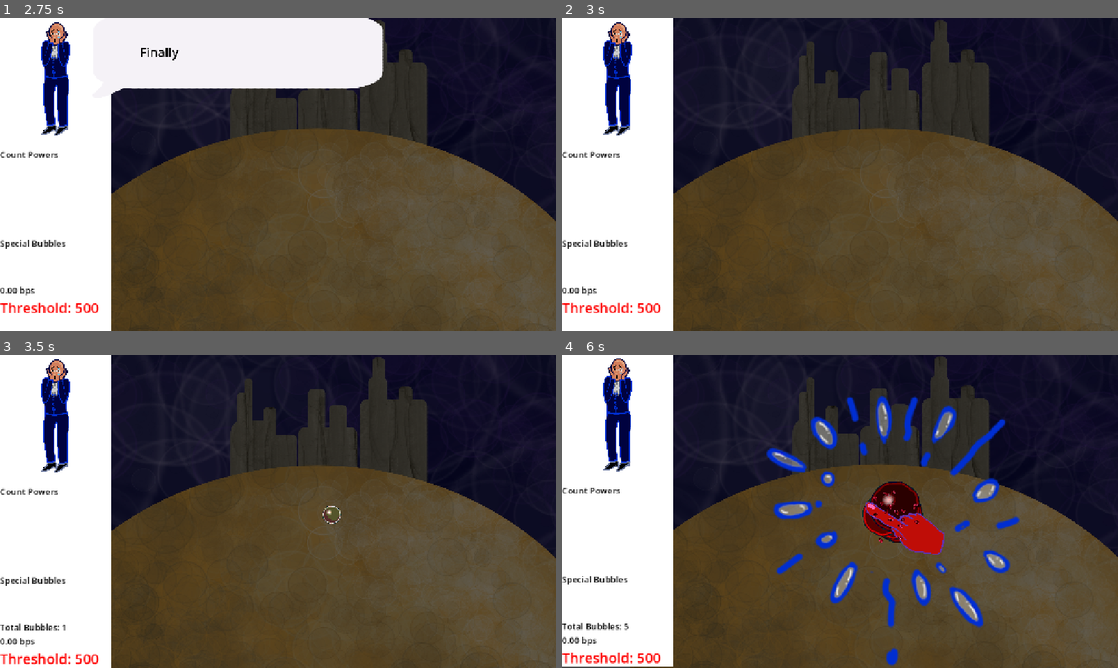
Above: before the commit, frames 1-4 (two rows, left to right).
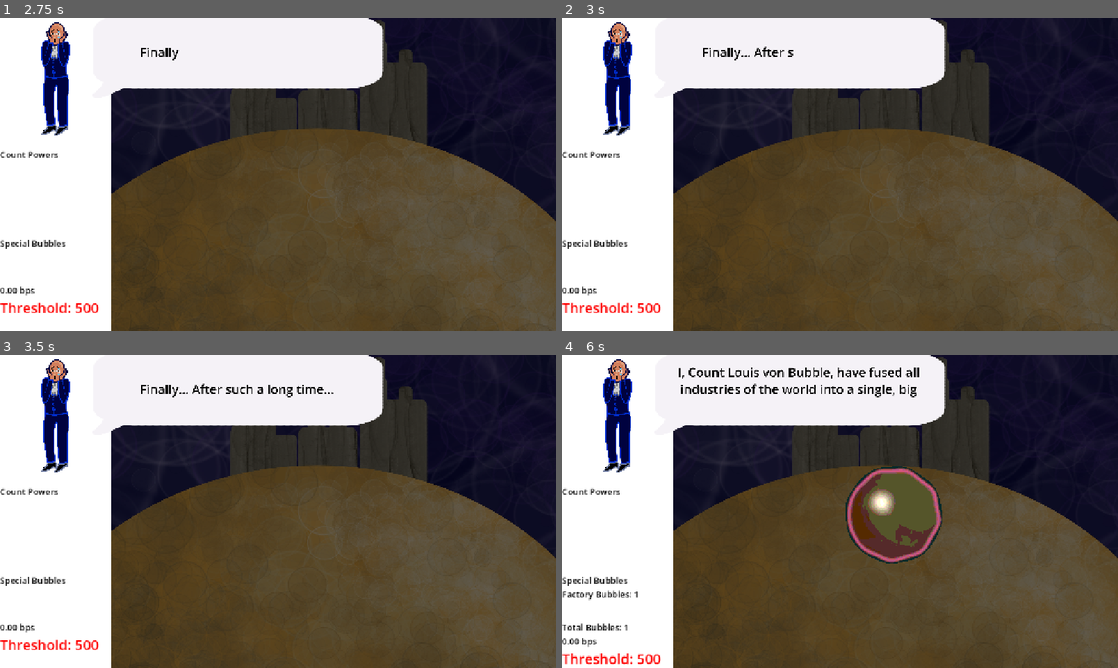
Above: after the commit, the same moments.

Repository: Isaac-SOL/Pop-the-Bubble
Game: Godot game, scene res://scenes/level/main_menu.tscn
The game is run twice, just before and just after one commit, with the same random seed, the same clock (stepped at 60 frames per second) and the same inputs.
Inputs (mouse positions are in pixels of both pictures, inside the frame that each line leads up to):
- Up to frame 1 (2.75 s): click (133, 187) at 0.5 s; tap Enter at 1.25 s; move the mouse to (400, 158) at 1.27 s; press the mouse at (400, 158) at 1.28 s; release the mouse at (400, 158) at 2 s; tap Space at 2 s; drag from (166, 190) to (44, 174) at 2.02 s
- Up to frame 2 (3 s): move the mouse to (895, 105) at 2.77 s; press the mouse at (895, 105) at 2.78 s
- Up to frame 3 (3.5 s): no input
- Up to frame 4 (6 s): release the mouse at (895, 442) at 3.5 s; drag from (812, 574) to (895, 514) at 3.52 s; move the mouse to (1006, 558) at 4.27 s; press the mouse at (1006, 558) at 4.28 s; release the mouse at (1006, 558) at 5 s; drag from (673, 464) to (756, 433) at 5.02 s; move the mouse to (867, 511) at 5.77 s; press the mouse at (867, 511) at 5.78 s

Frame 1 is identical in both runs. In frame 2, 11% of the frame differs, in the area x 20-69%, y 0-25%; in frame 3, 12%; in frame 4, 21%, in the area x 0-100%, y 0-100%.

Commit message:
click&drag to pop small bubbles

Diff:
--- a/scenes/level/main.tscn
+++ b/scenes/level/main.tscn
@@ -46,7 +46,7 @@
 2: 12,
 3: 75,
 4: 160,
-5: 350
+5: 10
 }
 
 [node name="background" type="Sprite2D" parent="." unique_id=1513136260]
--- a/scenes/player/player_hand.tscn
+++ b/scenes/player/player_hand.tscn
@@ -46,3 +46,5 @@
 unique_name_in_owner = true
 position = Vector2(-11.5477295, -127.63873)
 rotation = 0.19450375
+
+[connection signal="area_entered" from="Area" to="." method="_on_area_area_entered"]
--- a/scripts/count/dialogue.gd
+++ b/scripts/count/dialogue.gd
@@ -42,4 +42,5 @@
 	clear_dialogue()
 
 func pass_dialogue():
-	dialogue_passed.emit()
+	if %RichTextLabel_dialogue.visible_characters >= %RichTextLabel_dialogue.get_total_character_count():
+		dialogue_passed.emit()
--- a/scripts/level/main.gd
+++ b/scripts/level/main.gd
@@ -46,27 +46,32 @@
 	Global.dialogue_node.set_dialogue("I, Count Louis von Bubble, have fused all industries of the world into a single, big bubble factory!", 0)
 	var big_bubble := spawn_bubble(%SpawnRect.position, 5, 1)[0]
 	big_bubble.speed = 0.0
+	big_bubble.factory_spawn_rate = 300
+	big_bubble.set_bubble_factory()
+	big_bubble.spawn_factories = true
 	await Global.dialogue_node.dialogue_passed
 	await Global.seconds(0.5)
-	Global.dialogue_node.set_dialogue("INFINITE GROWTH ! Right at my fingertips !", 0)
+	Global.dialogue_node.set_dialogue("INFINITE GROWTH! Right at my fingertips!", 0)
 	await Global.dialogue_node.dialogue_passed
 	await Global.seconds(0.5)
 	Global.dialogue_node.set_dialogue("I just need a little bit more, and then......", 0)
 
 	await Global.dialogue_node.dialogue_passed
 	%player_hand.can_click = true
+	state = State.CLICK_BUBBLE_START
 
 	await big_bubble.popped
 	%player_hand.visible = true
 	await Global.seconds(0.5)
-	Global.dialogue_node.set_dialogue("YOU ! Who do you think you are !?", 5, true)
+	Global.dialogue_node.set_dialogue("YOU ! Who do you think you are !?", 3, true)
 	AudioManager.playAudio_stream_music(&"feel_the_bubble")
 	%count.start_doing_actions()
 	set_count_phase(0)
+	state = State.GAMING
 
 
 func _process(_delta: float) -> void:
-	if Input.is_action_pressed("left_click"):
+	if Input.is_action_just_pressed("left_click"):
 		Global.dialogue_node.pass_dialogue()
 
 func spawn_bubble(pos: Vector2, level: int, qty: int = 1, types: Array = []) -> Array[Bubble]:
@@ -107,7 +112,8 @@
 func set_count_phase(phase: int)-> void:
 	match phase:
 		0:
-			PowerManager.phase_powers = [PowerManager.BUBBLE_DIVIDEND, PowerManager.BUBBLE_SPECULATIVE, PowerManager.BUBBLE_METAVERSE, PowerManager.BUBBLE_STONK, PowerManager.BUBBLE_FACTORY, PowerManager.BUBBLE_STORM]
+			#PowerManager.phase_powers = [PowerManager.BUBBLE_DIVIDEND, PowerManager.BUBBLE_SPECULATIVE, PowerManager.BUBBLE_METAVERSE, PowerManager.BUBBLE_STONK, PowerManager.BUBBLE_FACTORY, PowerManager.BUBBLE_STORM]
+			PowerManager.phase_powers = []
 			count.animated_sprite_2d.sprite_frames = count.COUNT_NORMAL_FRAMES
 			background.texture = PLANETE_BUBBLE_SECHE_USINE
 			for lvl in range(3-1):
@@ -141,28 +147,30 @@
 	nugget_instance.spawn(qty,spawn_position,count)
 
 var screenshake_tween: Tween
+var screenshake_priority: float = 0.0
 func shake_vertical(strength: float, duration: float):
 	if screenshake_tween != null:
+		if screenshake_tween.is_running() and strength < screenshake_priority:
+			return
 		screenshake_tween.kill()
 	screenshake_tween = create_tween().set_ease(Tween.EASE_OUT).set_trans(Tween.TRANS_ELASTIC)
 	const cam_center := Vector2(640, 360)
 	%Camera2D.position = cam_center + Vector2.UP * strength
 	screenshake_tween.tween_property(%Camera2D, "position", cam_center, duration)
+	screenshake_priority = strength
 
 # -- Signals --
 
 func _on_bubble_popped(is_deleted: bool, bubble: Bubble):
-	var i: int = 0
-	var lvl: int
 	Global.all_bubbles.erase(bubble)
 	if is_deleted:
 		bubble.queue_free()
 	else:
 		add_nugget_explosion(bubble.nugget_value, bubble.global_position)
-		while i < bbl_lvl_value[bubble.bubble_level]:
-			lvl = randi() % bubble.bubble_level
-			i += 1 + bbl_lvl_value[lvl]
-			spawn_bubble(bubble.position, lvl)
+		var bubbles_spawned := spawn_bubble(bubble.position, 3 if bubble.spawn_factories else 0, bbl_lvl_value[bubble.bubble_level])
+		if bubble.spawn_factories:
+			for b: Bubble in bubbles_spawned:
+				b.set_bubble_factory()
 		bubble.pop_animation()
 		shake_vertical(bubble.bubble_level * bubble.bubble_level * 3, 0.5)
 	update_bubble_count()
--- a/scripts/objects/bubbles/bubble.gd
+++ b/scripts/objects/bubbles/bubble.gd
@@ -31,6 +31,7 @@
 var factory_spawn_rate: int = 75
 var nugget_value: int
 var dead: bool = false
+var spawn_factories: bool = false
 
 func _ready() -> void:
 	#sprite_2d.material = sprite_2d.material.duplicate()
@@ -60,8 +61,8 @@
 
 	shader_material.set_shader_parameter("bubble_color", bubble_color)
 	shader_material.set_shader_parameter("rim_color", bubble_color+Color(0.1,0.1,0.1,0.0))
-	velocity = Vector2(randf_range(-1.0,1.0),randf_range(-1.0,1.0))
-	speed = randf_range(50.0,200.0) /scale.x
+	velocity = Util.rand_on_circle()
+	speed = randf_range(100.0,200.0) /scale.x
 
 	if bubble_types.size() > 0:
 		for type in bubble_types:
@@ -130,15 +131,15 @@
 	timer_factory.one_shot = true
 	add_child(timer_factory)
 	timer_factory.timeout.connect(create_factory_bubble)
-	timer_factory.start(randf_range(3.0,8.0))
+	timer_factory.start(randf_range(3.0,8.0) * 100.0 / factory_spawn_rate)
 
 func create_dividend_bubble()-> void:
 		Global.main_node.spawn_bubble(Vector2(position.x+randf_range(-1.0,1.0), position.y+randf_range(-1.0,1.0)), bubble_level, 1, [PowerManager.BUBBLE_DIVIDEND])
 		timer_dividend.start(randf_range(3.0,8.0))
 
 func create_factory_bubble()-> void:
-		Global.main_node.spawn_bubble(Vector2(position.x+randf_range(-1.0,1.0), position.y+randf_range(-1.0,1.0)), 1, 2)
-		timer_factory.start(randf_range(3.0,8.0))
+		Global.main_node.spawn_bubble(Vector2(position.x+randf_range(-1.0,1.0), position.y+randf_range(-1.0,1.0)), 0, 1)
+		timer_factory.start(randf_range(3.0,8.0) * 100.0 / factory_spawn_rate)
 
 
 
@@ -179,7 +180,7 @@
 func on_spawn():
 	speed_start_mult = speed_mult_at_start
 	var speed_tween := create_tween().set_trans(Tween.TRANS_QUAD).set_ease(Tween.EASE_OUT)
-	speed_tween.tween_property(self, "speed_start_mult", 1.0, 2.0)
+	speed_tween.tween_property(self, "speed_start_mult", 1.0, randf_range(1.6, 2.3))
 
 func pop_animation():
 	dead = true
--- a/scripts/player/player_hand.gd
+++ b/scripts/player/player_hand.gd
@@ -5,19 +5,13 @@
 
 var curr_target: Node2D
 var can_click: bool = true
+var pressed_time: float = 0.0
+var freeze_timer: SceneTreeTimer
 
 func _process(delta: float) -> void:
 	#var updated_scale : float = min(1.0+Global.bubble_per_seconds/100.0, 5.0)
 	#scale  = Vector2(updated_scale, updated_scale)
 	set_area_position(get_global_mouse_position())
-
-	if curr_target == null:
-		var rest_to_cursor := get_global_mouse_position() - rest_pos
-		%HandPivot.rotation = Util.decayf(%HandPivot.rotation, -rest_to_cursor.angle_to(Vector2.UP), 8 * delta)
-		%HandPivot.position = Util.decayv2(%HandPivot.position, rest_pos, 10 * delta)
-	else:
-		%HandPivot.rotation = curr_target.rotation
-		%HandPivot.position = Util.decayv2(%HandPivot.position, curr_target.position, 45 * delta)
 
 	if Input.is_action_just_pressed("left_click") and can_click:
 		var popped := false
@@ -28,17 +22,46 @@
 		if popped:
 			move_hand_click(get_global_mouse_position())
 
+	if Input.is_action_pressed("left_click"):
+		pressed_time += delta
+	else:
+		pressed_time = 0.0
+		if curr_target != null and (freeze_timer == null or freeze_timer.time_left <= 0.0):
+			curr_target.queue_free()
+
+	if pressed_time > 0.5:
+		if curr_target == null:
+			curr_target = Node2D.new()
+		set_target_hand_transform(curr_target, get_global_mouse_position())
+
+	if curr_target == null:
+		var rest_to_cursor := get_global_mouse_position() - rest_pos
+		%HandPivot.rotation = Util.decayf(%HandPivot.rotation, -rest_to_cursor.angle_to(Vector2.UP), 8 * delta)
+		%HandPivot.position = Util.decayv2(%HandPivot.position, rest_pos, 10 * delta)
+	else:
+		%HandPivot.rotation = curr_target.rotation
+		%HandPivot.position = Util.decayv2(%HandPivot.position, curr_target.position, 45 * delta)
+
 func set_area_position(pos: Vector2):
 	%Area.global_position = pos
 
-func move_hand_click(pos: Vector2):
+func set_target_hand_transform(target: Node2D, pos: Vector2, extra_rot: float = 0.0):
 	var rest_to_click := pos - rest_pos
-	var hand_rot := -rest_to_click.angle_to(Vector2.UP)
+	var hand_rot := extra_rot - rest_to_click.angle_to(Vector2.UP)
 	var palm_to_point: Vector2 = %FingerPoint.position.rotated(hand_rot)
 	var hand_pos := pos - palm_to_point
+	target.position = hand_pos
+	target.rotation = hand_rot
+
+func move_hand_click(pos: Vector2):
 	curr_target = Node2D.new()
-	curr_target.position = hand_pos
-	curr_target.rotation = hand_rot
+	set_target_hand_transform(curr_target, pos)
 	%HandShaker.shake(1.5, 1.0)
-	var timer := get_tree().create_timer(0.5, false)
-	timer.timeout.connect(curr_target.queue_free)
+	freeze_timer = get_tree().create_timer(0.5, false)
+	freeze_timer.timeout.connect(curr_target.queue_free)
+
+func _on_area_area_entered(area: Area2D) -> void:
+	if can_click and pressed_time > 0.5:
+		if area is Bubble:
+			if area.bubble_level == 0:
+				area.bubble_popped()
